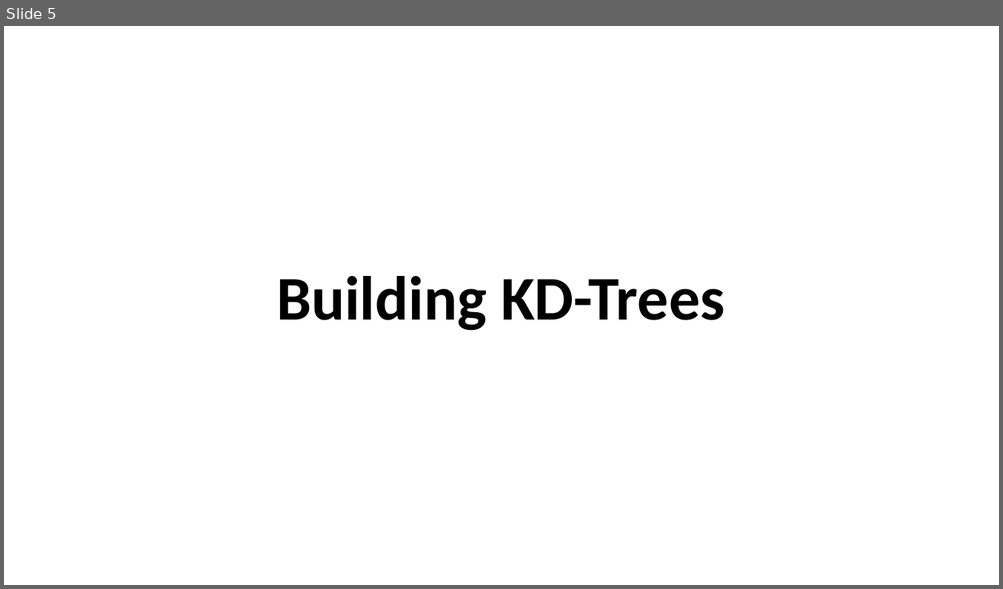
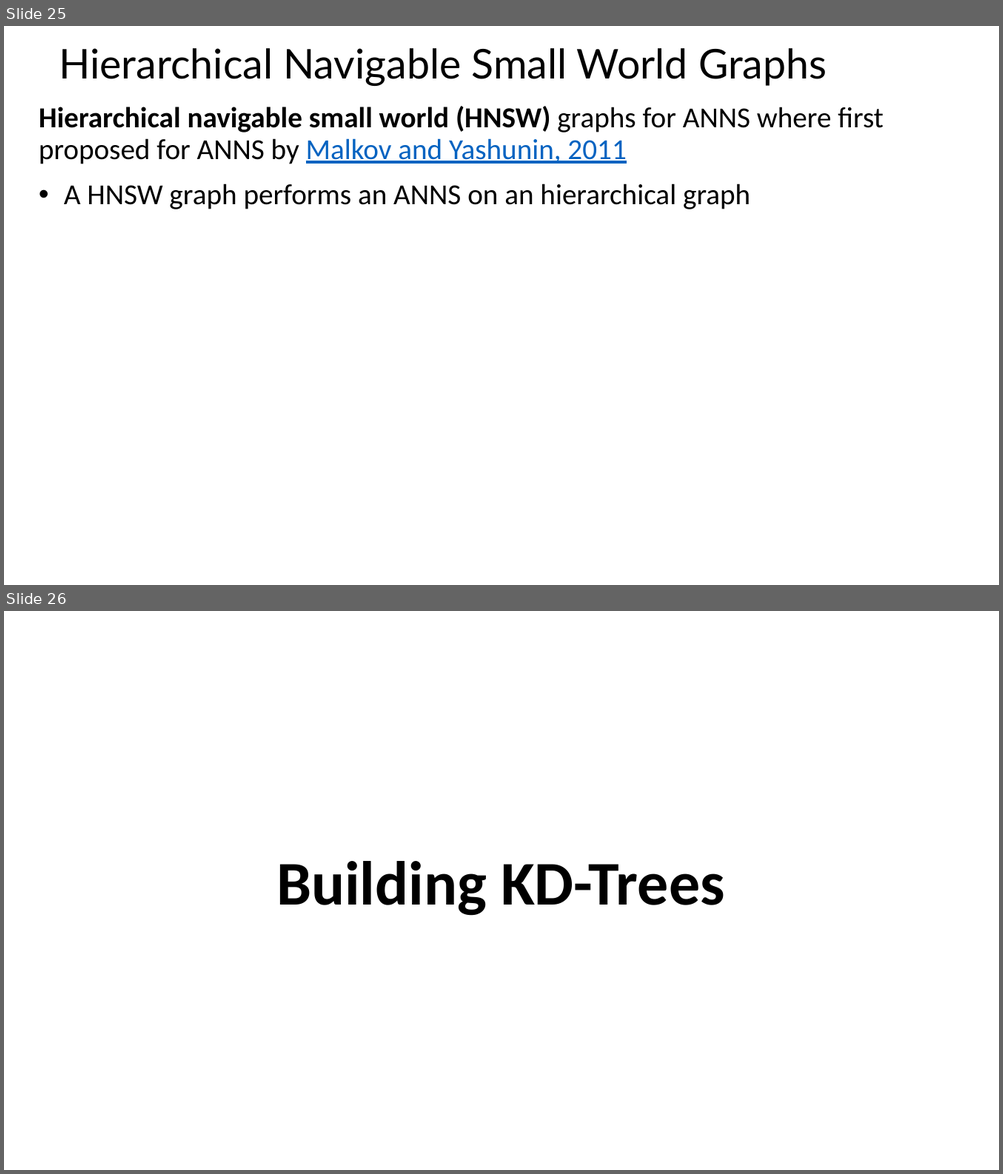
Before and after one commit to tenevian/Harvard-SSP-Data-Mining, a slide deck: slides/5_EfficientSimilaritySearch.pptx. Shown one above the other, each under a label of ours: slide 5 before the commit, slides 25 and 26 after it. The pictures are 1003x589 and 1003x1174 pixels, drawn with LibreOffice and Linux fonts; fonts in the diff are those of the drawing. Boxes give left, top, right and bottom in pixels: in the first picture for what was removed or moved away, otherwise in the second. Text is boxed around its words. In the diff, an @@ line names an element or a change of style, - is before the commit and + after.

Commit message:
Added content on ANNS

```diff
--- a/slides/5_EfficientSimilaritySearch.pptx
+++ b/slides/5_EfficientSimilaritySearch.pptx
@@ slide 25 added at [4,26,999,585], background #FFFFFF @@
@@ title added at [59,48,826,86], 39.6 pt, text #000000 @@
+Hierarchical Navigable Small World Graphs
@@ text added at [39,106,883,210], 28 pt, text #000000 @@
+Hierarchical navigable small world (HNSW) graphs for ANNS where first proposed for ANNS by Malkov and Yashunin, 2011
+• A HNSW graph performs an ANNS on an hierarchical graph
@@ what was slide 5 is now slide 26 @@
```
Also in this commit, not shown: 2 slides changed, 20 other slides added.
